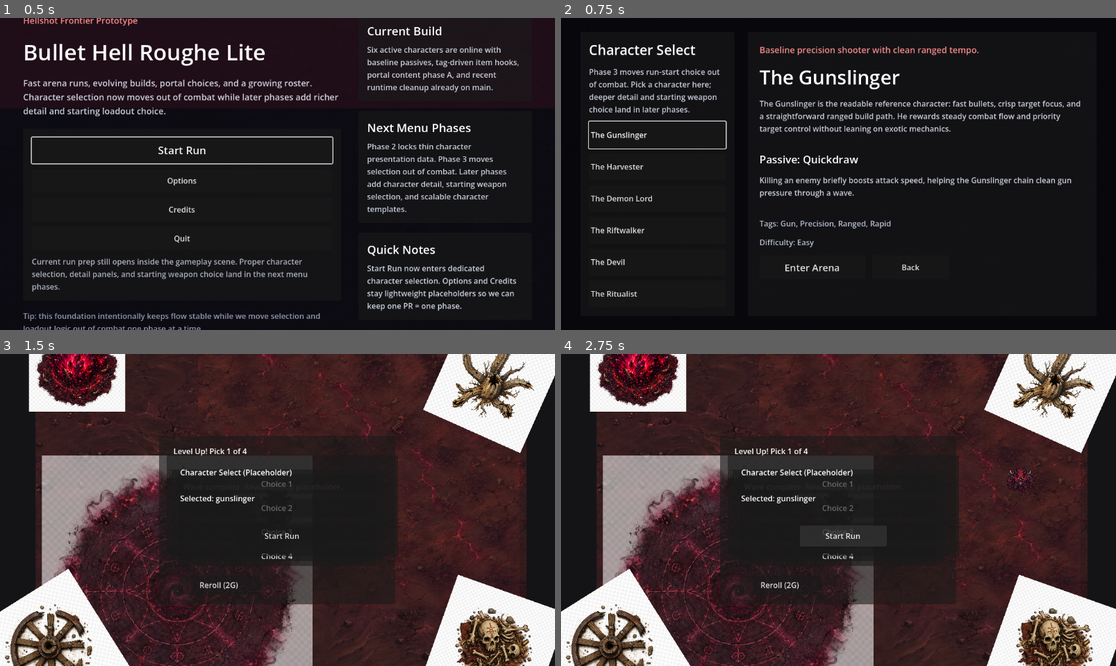
Above: before the commit, frames 1-4 (two rows, left to right).
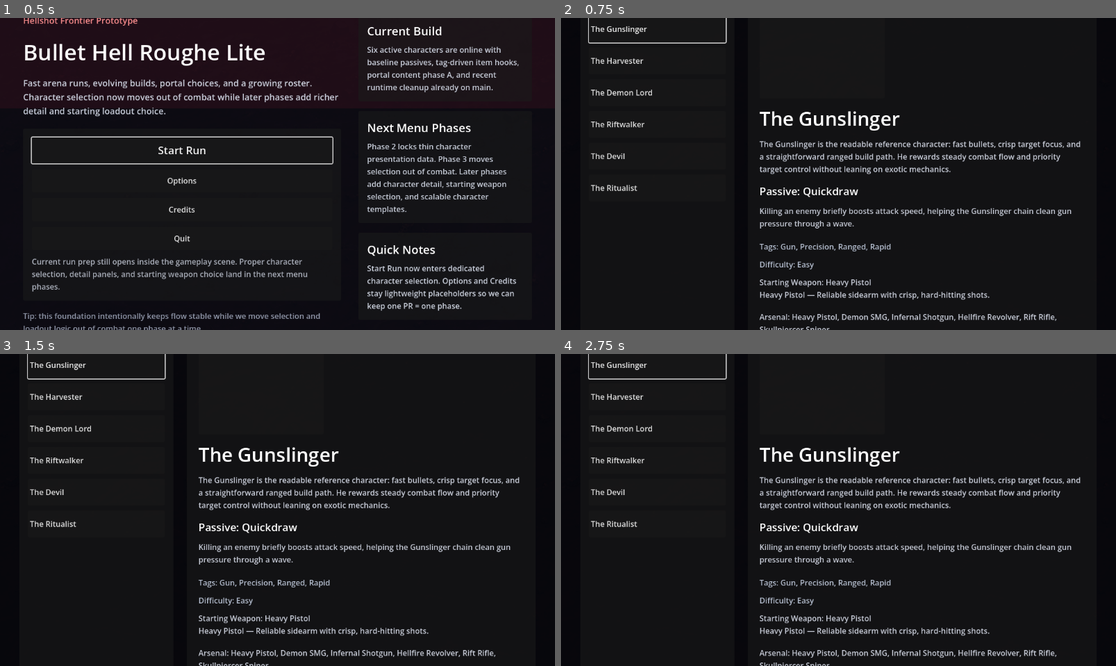
Above: after the commit, the same moments.

Repository: KevinRabbe/bullet-hell-roughe-lite
Game: Godot game, scene res://scenes/ui/MainMenu.tscn
Two runs of this game, one before a commit and one after it. Both use one fixed random seed, a clock stepped at 60 frames per second and the inputs below.
Inputs (mouse positions are in pixels of both pictures, inside the frame that each line leads up to):
- Up to frame 1 (0.5 s): no input
- Up to frame 2 (0.75 s): click "Start Run" at 0.5 s
- Up to frame 3 (1.5 s): click (249, 603) at 1.25 s, where only the run before the commit has a clickable "Enter Arena"
- Up to frame 4 (2.75 s): click (844, 534) at 2 s, where only the run before the commit has a clickable "Start Run"

Frame 1 is identical in both runs. In frame 2, 11% of the frame differs, in the area x 4-94%, y 0-100%; in frame 3, 72%; in frame 4, 72%, in the area x 0-100%, y 0-100%.
Error before the commit: Parse Error: Preload file "res://scripts/game/level_up_panel_runtime.gd" does not exist. (res://scripts/game/main_game.gd:9)

Commit message:
Expand character detail panel baseline

Diff:
--- a/scenes/ui/CharacterSelect.tscn
+++ b/scenes/ui/CharacterSelect.tscn
@@ -82,7 +82,7 @@
 layout_mode = 2
 theme_override_colors/font_color = Color(0.84, 0.86, 0.91, 0.92)
 autowrap_mode = 3
-text = "Phase 3 moves run-start choice out of combat. Pick a character here; deeper detail and starting weapon choice land in later phases."
+text = "Choose who enters the arena. Phase 4 expands this screen with a stronger identity read: art, family, starter loadout, strengths, and tradeoffs."
 
 [node name="RosterList" type="VBoxContainer" parent="RootMargin/MainHBox/RosterPanel/RosterMargin/RosterVBox"]
 layout_mode = 2
@@ -102,7 +102,7 @@
 
 [node name="DetailVBox" type="VBoxContainer" parent="RootMargin/MainHBox/DetailPanel/DetailMargin"]
 layout_mode = 2
-theme_override_constants/separation = 16
+theme_override_constants/separation = 14
 
 [node name="Heading" type="Label" parent="RootMargin/MainHBox/DetailPanel/DetailMargin/DetailVBox"]
 layout_mode = 2
@@ -110,13 +110,46 @@
 theme_override_font_sizes/font_size = 18
 text = "Choose your fighter."
 
+[node name="HeroRow" type="HBoxContainer" parent="RootMargin/MainHBox/DetailPanel/DetailMargin/DetailVBox"]
+layout_mode = 2
+theme_override_constants/separation = 18
+
+[node name="PortraitPanel" type="PanelContainer" parent="RootMargin/MainHBox/DetailPanel/DetailMargin/DetailVBox/HeroRow"]
+custom_minimum_size = Vector2(260, 320)
+layout_mode = 2
+
+[node name="PortraitMargin" type="MarginContainer" parent="RootMargin/MainHBox/DetailPanel/DetailMargin/DetailVBox/HeroRow/PortraitPanel"]
+layout_mode = 2
+theme_override_constants/margin_left = 14
+theme_override_constants/margin_top = 14
+theme_override_constants/margin_right = 14
+theme_override_constants/margin_bottom = 14
+
+[node name="PortraitRect" type="TextureRect" parent="RootMargin/MainHBox/DetailPanel/DetailMargin/DetailVBox/HeroRow/PortraitPanel/PortraitMargin"]
+layout_mode = 2
+size_flags_horizontal = 4
+size_flags_vertical = 4
+expand_mode = 1
+stretch_mode = 5
+
+[node name="InfoVBox" type="VBoxContainer" parent="RootMargin/MainHBox/DetailPanel/DetailMargin/DetailVBox/HeroRow"]
+layout_mode = 2
+size_flags_horizontal = 3
+theme_override_constants/separation = 12
+
+[node name="Family" type="Label" parent="RootMargin/MainHBox/DetailPanel/DetailMargin/DetailVBox/HeroRow/InfoVBox"]
+layout_mode = 2
+theme_override_colors/font_color = Color(0.75, 0.79, 0.86, 0.95)
+theme_override_font_sizes/font_size = 18
+text = "Family: Unknown"
+
 [node name="Name" type="Label" parent="RootMargin/MainHBox/DetailPanel/DetailMargin/DetailVBox"]
 layout_mode = 2
 theme_override_font_sizes/font_size = 40
 text = "Character"
 
 [node name="Summary" type="Label" parent="RootMargin/MainHBox/DetailPanel/DetailMargin/DetailVBox"]
-custom_minimum_size = Vector2(0, 96)
+custom_minimum_size = Vector2(0, 80)
 layout_mode = 2
 theme_override_colors/font_color = Color(0.84, 0.86, 0.91, 0.92)
 autowrap_mode = 3
@@ -125,10 +158,10 @@
 [node name="PassiveName" type="Label" parent="RootMargin/MainHBox/DetailPanel/DetailMargin/DetailVBox"]
 layout_mode = 2
 theme_override_font_sizes/font_size = 22
-text = "Passive: —"
+text = "Passive: -"
 
 [node name="PassiveSummary" type="Label" parent="RootMargin/MainHBox/DetailPanel/DetailMargin/DetailVBox"]
-custom_minimum_size = Vector2(0, 74)
+custom_minimum_size = Vector2(0, 60)
 layout_mode = 2
 theme_override_colors/font_color = Color(0.84, 0.86, 0.91, 0.92)
 autowrap_mode = 3
@@ -138,13 +171,41 @@
 layout_mode = 2
 theme_override_colors/font_color = Color(0.75, 0.79, 0.86, 0.95)
 autowrap_mode = 3
-text = "Tags: —"
+text = "Tags: -"
 
 [node name="Difficulty" type="Label" parent="RootMargin/MainHBox/DetailPanel/DetailMargin/DetailVBox"]
 layout_mode = 2
 theme_override_colors/font_color = Color(0.75, 0.79, 0.86, 0.95)
 text = "Difficulty: Medium"
 
+[node name="StarterWeapon" type="Label" parent="RootMargin/MainHBox/DetailPanel/DetailMargin/DetailVBox"]
+custom_minimum_size = Vector2(0, 58)
+layout_mode = 2
+theme_override_colors/font_color = Color(0.84, 0.86, 0.91, 0.92)
+autowrap_mode = 3
+text = "Starting Weapon: -"
+
+[node name="Arsenal" type="Label" parent="RootMargin/MainHBox/DetailPanel/DetailMargin/DetailVBox"]
+custom_minimum_size = Vector2(0, 42)
+layout_mode = 2
+theme_override_colors/font_color = Color(0.84, 0.86, 0.91, 0.92)
+autowrap_mode = 3
+text = "Arsenal: -"
+
+[node name="Strengths" type="Label" parent="RootMargin/MainHBox/DetailPanel/DetailMargin/DetailVBox"]
+custom_minimum_size = Vector2(0, 42)
+layout_mode = 2
+theme_override_colors/font_color = Color(0.72, 0.91, 0.75, 0.95)
+autowrap_mode = 3
+text = "Strengths: -"
+
+[node name="Tradeoffs" type="Label" parent="RootMargin/MainHBox/DetailPanel/DetailMargin/DetailVBox"]
+custom_minimum_size = Vector2(0, 42)
+layout_mode = 2
+theme_override_colors/font_color = Color(0.96, 0.71, 0.67, 0.95)
+autowrap_mode = 3
+text = "Tradeoffs: -"
+
 [node name="ActionRow" type="HBoxContainer" parent="RootMargin/MainHBox/DetailPanel/DetailMargin/DetailVBox"]
 layout_mode = 2
 theme_override_constants/separation = 14
--- a/scripts/game/character_selection_runtime.gd
+++ b/scripts/game/character_selection_runtime.gd
@@ -24,7 +24,8 @@
 	return {
 		"ids": normalized_ids,
 		"display_names": build_display_names(data_registry, normalized_ids),
-		"presentations": build_presentations(data_registry, normalized_ids)
+		"presentations": build_presentations(data_registry, normalized_ids),
+		"details": build_details(data_registry, normalized_ids)
 	}
 
 static func normalize_character_ids(ids: Array) -> Array[String]:
@@ -76,6 +77,175 @@
 		presentations[character_id] = default_presentation
 	return presentations
 
+static func build_details(data_registry: Node, character_ids: Array[String]) -> Dictionary:
+	var details: Dictionary = {}
+	for character_id in character_ids:
+		details[character_id] = _build_character_detail(data_registry, character_id)
+	return details
+
+static func _build_character_detail(data_registry: Node, character_id: String) -> Dictionary:
+	var detail := {
+		"visual_path": "",
+		"visual_scale": 1.0,
+		"family_label": "",
+		"starter_weapon_names": [],
+		"starter_weapon_summary": "",
+		"arsenal_names": [],
+		"passive_tags": [],
+		"strengths": [],
+		"tradeoffs": []
+	}
+	if data_registry == null or not data_registry.has_method("get_character"):
+		return detail
+	var character_variant: Variant = data_registry.call("get_character", character_id)
+	if not (character_variant is Dictionary):
+		return detail
+	var character_data: Dictionary = character_variant
+	detail["visual_path"] = str(character_data.get("visual_path", ""))
+	detail["visual_scale"] = float(character_data.get("visual_scale", 1.0))
+	detail["family_label"] = _humanize_family_id(str(character_data.get("preferred_weapon_family", "")))
+	detail["starter_weapon_names"] = _resolve_weapon_names(data_registry, character_data.get("starting_weapon_ids", []))
+	detail["arsenal_names"] = _resolve_weapon_names(data_registry, character_data.get("family_weapon_ids", []))
+	detail["starter_weapon_summary"] = _build_starter_weapon_summary(data_registry, character_data.get("starting_weapon_ids", []))
+	detail["passive_tags"] = _normalize_string_array(character_data.get("passive_tags", []))
+	detail["strengths"] = _build_character_strengths(character_data)
+	detail["tradeoffs"] = _build_character_tradeoffs(character_data)
+	return detail
+
+static func _resolve_weapon_names(data_registry: Node, weapon_ids_variant: Variant) -> Array[String]:
+	var weapon_names: Array[String] = []
+	if not (weapon_ids_variant is Array):
+		return weapon_names
+	var weapon_ids: Array = weapon_ids_variant
+	for weapon_id_variant in weapon_ids:
+		var weapon_id := str(weapon_id_variant)
+		if weapon_id == "":
+			continue
+		var weapon_name := _resolve_weapon_name(data_registry, weapon_id)
+		if weapon_name != "":
+			weapon_names.append(weapon_name)
+	return weapon_names
+
+static func _build_starter_weapon_summary(data_registry: Node, weapon_ids_variant: Variant) -> String:
+	if not (weapon_ids_variant is Array):
+		return ""
+	var weapon_ids: Array = weapon_ids_variant
+	if weapon_ids.is_empty():
+		return ""
+	var first_weapon_id := str(weapon_ids[0])
+	if first_weapon_id == "":
+		return ""
+	var weapon_name := _resolve_weapon_name(data_registry, first_weapon_id)
+	var weapon_description := _resolve_weapon_description(data_registry, first_weapon_id)
+	if weapon_name == "":
+		return weapon_description
+	if weapon_description == "":
+		return weapon_name
+	return "%s — %s" % [weapon_name, weapon_description]
+
+static func _resolve_weapon_name(data_registry: Node, weapon_id: String) -> String:
+	if data_registry == null or not data_registry.has_method("get_weapon"):
+		return weapon_id
+	var weapon_variant: Variant = data_registry.call("get_weapon", weapon_id)
+	if weapon_variant == null:
+		return weapon_id
+	if weapon_variant is WeaponData:
+		var weapon_resource: WeaponData = weapon_variant
+		if weapon_resource.display_name != "":
+			return weapon_resource.display_name
+	elif weapon_variant is Dictionary:
+		var weapon_data: Dictionary = weapon_variant
+		var display_name := str(weapon_data.get("display_name", ""))
+		if display_name != "":
+			return display_name
+	return weapon_id
+
+static func _resolve_weapon_description(data_registry: Node, weapon_id: String) -> String:
+	if data_registry == null or not data_registry.has_method("get_weapon"):
+		return ""
+	var weapon_variant: Variant = data_registry.call("get_weapon", weapon_id)
+	if weapon_variant == null:
+		return ""
+	if weapon_variant is WeaponData:
+		var weapon_resource: WeaponData = weapon_variant
+		return weapon_resource.description
+	if weapon_variant is Dictionary:
+		var weapon_data: Dictionary = weapon_variant
+		return str(weapon_data.get("description", ""))
+	return ""
+
+static func _normalize_string_array(values_variant: Variant) -> Array[String]:
+	var normalized: Array[String] = []
+	if not (values_variant is Array):
+		return normalized
+	var values: Array = values_variant
+	for value_variant in values:
+		var value := str(value_variant)
+		if value != "":
+			normalized.append(value)
+	return normalized
+
+static func _build_character_strengths(character_data: Dictionary) -> Array[String]:
+	var strengths: Array[String] = []
+	var stat_multipliers_variant: Variant = character_data.get("stat_multipliers", {})
+	if stat_multipliers_variant is Dictionary:
+		var stat_multipliers: Dictionary = stat_multipliers_variant
+		for stat_id_variant in stat_multipliers.keys():
+			var stat_id := str(stat_id_variant)
+			var value := float(stat_multipliers.get(stat_id, 1.0))
+			if value > 1.0:
+				strengths.append("%s %+d%%" % [_humanize_stat_id(stat_id), int(round((value - 1.0) * 100.0))])
+	var stat_bonuses_variant: Variant = character_data.get("stat_bonuses", {})
+	if stat_bonuses_variant is Dictionary:
+		var stat_bonuses: Dictionary = stat_bonuses_variant
+		for stat_id_variant in stat_bonuses.keys():
+			var stat_id := str(stat_id_variant)
+			var value := float(stat_bonuses.get(stat_id, 0.0))
+			if value > 0.0:
+				strengths.append("%s +%s" % [_humanize_stat_id(stat_id), _format_stat_bonus(value)])
+	return strengths
+
+static func _build_character_tradeoffs(character_data: Dictionary) -> Array[String]:
+	var tradeoffs: Array[String] = []
+	var stat_multipliers_variant: Variant = character_data.get("stat_multipliers", {})
+	if stat_multipliers_variant is Dictionary:
+		var stat_multipliers: Dictionary = stat_multipliers_variant
+		for stat_id_variant in stat_multipliers.keys():
+			var stat_id := str(stat_id_variant)
+			var value := float(stat_multipliers.get(stat_id, 1.0))
+			if value < 1.0:
+				tradeoffs.append("%s %d%%" % [_humanize_stat_id(stat_id), int(round(value * 100.0))])
+	var stat_bonuses_variant: Variant = character_data.get("stat_bonuses", {})
+	if stat_bonuses_variant is Dictionary:
+		var stat_bonuses: Dictionary = stat_bonuses_variant
+		for stat_id_variant in stat_bonuses.keys():
+			var stat_id := str(stat_id_variant)
+			var value := float(stat_bonuses.get(stat_id, 0.0))
+			if value < 0.0:
+				tradeoffs.append("%s %s" % [_humanize_stat_id(stat_id), _format_stat_bonus(value)])
+	return tradeoffs
+
+static func _humanize_family_id(family_id: String) -> String:
+	if family_id == "":
+		return "Unknown"
+	var words: PackedStringArray = family_id.split("_")
+	var capitalized: Array[String] = []
+	for word in words:
+		capitalized.append(word.capitalize())
+	return " ".join(capitalized)
+
+static func _humanize_stat_id(stat_id: String) -> String:
+	var words: PackedStringArray = stat_id.split("_")
+	var capitalized: Array[String] = []
+	for word in words:
+		capitalized.append(word.capitalize())
+	return " ".join(capitalized)
+
+static func _format_stat_bonus(value: float) -> String:
+	if is_zero_approx(value - roundf(value)):
+		return str(int(roundf(value)))
+	return "%.2f" % value
+
 static func build_fallback_state(data_registry: Node) -> Dictionary:
 	if data_registry == null or not data_registry.has_method("get_default_selectable_character_id"):
 		return {}
@@ -97,6 +267,19 @@
 				"playstyle_tags": [],
 				"difficulty": "medium"
 			}
+		},
+		"details": {
+			fallback_character_id: {
+				"visual_path": "",
+				"visual_scale": 1.0,
+				"family_label": "Unknown",
+				"starter_weapon_names": [],
+				"starter_weapon_summary": "",
+				"arsenal_names": [],
+				"passive_tags": [],
+				"strengths": [],
+				"tradeoffs": []
+			}
 		}
 	}
 
--- a/scripts/ui/character_select_screen.gd
+++ b/scripts/ui/character_select_screen.gd
@@ -6,18 +6,25 @@
 
 @onready var roster_list: VBoxContainer = $RootMargin/MainHBox/RosterPanel/RosterMargin/RosterVBox/RosterList
 @onready var heading_label: Label = $RootMargin/MainHBox/DetailPanel/DetailMargin/DetailVBox/Heading
+@onready var portrait_rect: TextureRect = $RootMargin/MainHBox/DetailPanel/DetailMargin/DetailVBox/HeroRow/PortraitPanel/PortraitMargin/PortraitRect
+@onready var family_label: Label = $RootMargin/MainHBox/DetailPanel/DetailMargin/DetailVBox/HeroRow/InfoVBox/Family
 @onready var name_label: Label = $RootMargin/MainHBox/DetailPanel/DetailMargin/DetailVBox/Name
 @onready var summary_label: Label = $RootMargin/MainHBox/DetailPanel/DetailMargin/DetailVBox/Summary
 @onready var passive_label: Label = $RootMargin/MainHBox/DetailPanel/DetailMargin/DetailVBox/PassiveName
 @onready var passive_summary_label: Label = $RootMargin/MainHBox/DetailPanel/DetailMargin/DetailVBox/PassiveSummary
 @onready var tags_label: Label = $RootMargin/MainHBox/DetailPanel/DetailMargin/DetailVBox/Tags
 @onready var difficulty_label: Label = $RootMargin/MainHBox/DetailPanel/DetailMargin/DetailVBox/Difficulty
+@onready var starter_weapon_label: Label = $RootMargin/MainHBox/DetailPanel/DetailMargin/DetailVBox/StarterWeapon
+@onready var arsenal_label: Label = $RootMargin/MainHBox/DetailPanel/DetailMargin/DetailVBox/Arsenal
+@onready var strengths_label: Label = $RootMargin/MainHBox/DetailPanel/DetailMargin/DetailVBox/Strengths
+@onready var tradeoffs_label: Label = $RootMargin/MainHBox/DetailPanel/DetailMargin/DetailVBox/Tradeoffs
 @onready var confirm_button: Button = $RootMargin/MainHBox/DetailPanel/DetailMargin/DetailVBox/ActionRow/ConfirmButton
 @onready var back_button: Button = $RootMargin/MainHBox/DetailPanel/DetailMargin/DetailVBox/ActionRow/BackButton
 
 var selectable_ids: Array[String] = []
 var display_names: Dictionary = {}
 var presentations: Dictionary = {}
+var details: Dictionary = {}
 var selected_index: int = 0
 
 func _ready() -> void:
@@ -57,6 +64,8 @@
 	display_names = display_names_variant if display_names_variant is Dictionary else {}
 	var presentations_variant: Variant = selection_state.get("presentations", {})
 	presentations = presentations_variant if presentations_variant is Dictionary else {}
+	var details_variant: Variant = selection_state.get("details", {})
+	details = details_variant if details_variant is Dictionary else {}
 	var pending_id := CharacterSelectionRuntime.get_pending_character_id()
 	if pending_id != "":
 		var pending_index := selectable_ids.find(pending_id)
@@ -93,22 +102,32 @@
 func _refresh_selection_details() -> void:
 	if selectable_ids.is_empty():
 		heading_label.text = "No selectable characters found."
+		family_label.text = "Family: -"
 		name_label.text = ""
 		summary_label.text = ""
 		passive_label.text = ""
 		passive_summary_label.text = ""
 		tags_label.text = ""
 		difficulty_label.text = ""
+		starter_weapon_label.text = "Starting Weapon: -"
+		arsenal_label.text = "Arsenal: -"
+		strengths_label.text = "Strengths: -"
+		tradeoffs_label.text = "Tradeoffs: -"
+		portrait_rect.texture = null
 		if confirm_button != null:
 			confirm_button.disabled = true
 		return
 	var character_id := selectable_ids[selected_index]
 	var presentation_variant: Variant = presentations.get(character_id, {})
 	var presentation: Dictionary = presentation_variant if presentation_variant is Dictionary else {}
+	var detail_variant: Variant = details.get(character_id, {})
+	var detail: Dictionary = detail_variant if detail_variant is Dictionary else {}
 	heading_label.text = str(presentation.get("headline", "Choose your fighter."))
+	_apply_portrait(detail)
+	family_label.text = "Family: %s" % str(detail.get("family_label", "Unknown"))
 	name_label.text = str(display_names.get(character_id, character_id))
 	summary_label.text = str(presentation.get("identity_summary", ""))
-	passive_label.text = "Passive: %s" % str(presentation.get("passive_name", "—"))
+	passive_label.text = "Passive: %s" % str(presentation.get("passive_name", "-"))
 	passive_summary_label.text = str(presentation.get("passive_summary", ""))
 	var tags_variant: Variant = presentation.get("playstyle_tags", [])
 	var tags: Array[String] = []
@@ -119,8 +138,36 @@
 				tags.append(tag_text.capitalize())
 	tags_label.text = "Tags: %s" % (", ".join(tags) if not tags.is_empty() else "None")
 	difficulty_label.text = "Difficulty: %s" % str(presentation.get("difficulty", "medium")).capitalize()
+	starter_weapon_label.text = "Starting Weapon: %s" % _join_detail_list(detail.get("starter_weapon_names", []), "Unknown")
+	var starter_summary := str(detail.get("starter_weapon_summary", ""))
+	if starter_summary != "":
+		starter_weapon_label.text = "%s\n%s" % [starter_weapon_label.text, starter_summary]
+	arsenal_label.text = "Arsenal: %s" % _join_detail_list(detail.get("arsenal_names", []), "Unknown")
+	strengths_label.text = "Strengths: %s" % _join_detail_list(detail.get("strengths", []), "None")
+	tradeoffs_label.text = "Tradeoffs: %s" % _join_detail_list(detail.get("tradeoffs", []), "None")
 	if confirm_button != null:
 		confirm_button.disabled = false
+
+func _apply_portrait(detail: Dictionary) -> void:
+	if portrait_rect == null:
+		return
+	var visual_path := str(detail.get("visual_path", ""))
+	if visual_path == "":
+		portrait_rect.texture = null
+		return
+	var texture_variant: Variant = load(visual_path)
+	portrait_rect.texture = texture_variant if texture_variant is Texture2D else null
+
+func _join_detail_list(values_variant: Variant, empty_text: String) -> String:
+	if not (values_variant is Array):
+		return empty_text
+	var values: Array = values_variant
+	var parts: Array[String] = []
+	for value_variant in values:
+		var value := str(value_variant)
+		if value != "":
+			parts.append(value)
+	return ", ".join(parts) if not parts.is_empty() else empty_text
 
 func _on_confirm_pressed() -> void:
 	if selectable_ids.is_empty():
